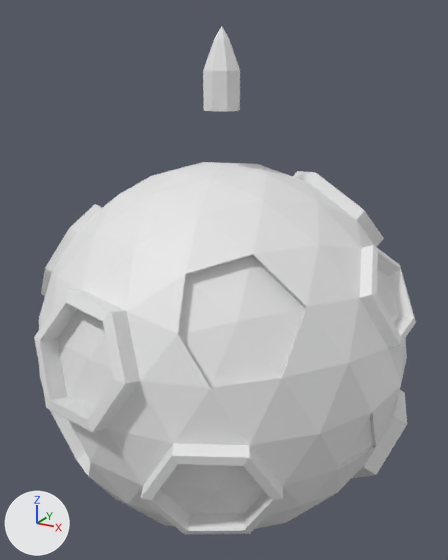
What one commit did to the Blender file TutorialsPlanet/Planet.blend.
One viewpoint serves both versions: a 50 mm lens placed at (4.71, -8.28, 4.48), pointed at (-0.02, 0.08, 1.08). Lighting does not change. The marker at lower left points along +X, +Y and +Z.

Script lines for the objects in view, before the commit:
```python
me_cylinder = bpy.data.meshes.new('Cylinder')
me_cylinder.from_pydata(...)  # 55 vertices, 54 faces; spans x -1.0..1.0, y -1.0..1.0, z -1.0..3.17
me_icosphere_002 = bpy.data.meshes.new('Icosphere.002')
me_icosphere_002.from_pydata(...)  # 450 vertices, 608 faces; spans x -3.31..3.04, y -3.24..3.18, z -3.0..3.0
ob_cylinder = bpy.data.objects.new('Cylinder', me_cylinder)
ob_cylinder.location = (0.03, -0.06, 4.06)
ob_cylinder.scale = (0.277, 0.277, 0.277)
ob_icosphere_001 = bpy.data.objects.new('Icosphere.001', me_icosphere_002)
ob_icosphere_001.location = (0.0, 0.0, 0.0)
```
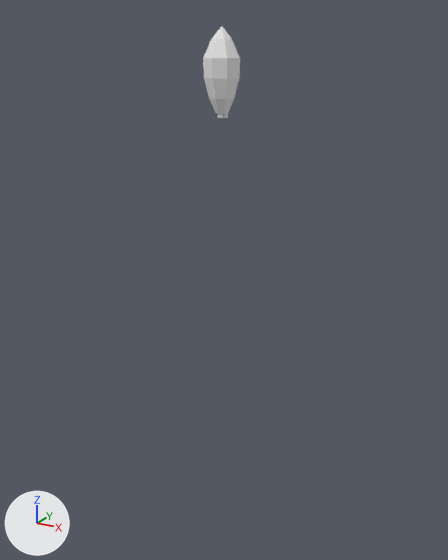
Pixel boxes [x1, y1, x2, y2] of what changed, in the pictures (448 x 560 px):
```json
{"object": "Icosphere.001", "change": "hidden", "before": [34, 162, 416, 534]}
{"object": "Cylinder", "change": "reshaped", "before": [203, 26, 240, 112], "after": [203, 26, 240, 114]}
```

The change, as JSON lines over the scene's bpy script:
```json
{"block": "me_cylinder", "where": "# used by ob_cylinder; location = (0.03, -0.06, 4.06); scale = (0.277, 0.277, 0.277)"}
{"op": "remove", "block": "me_cylinder", "code": "me_cylinder.from_pydata(...)  # 55 vertices, 54 faces; spans x -1.0..1.0, y -1.0..1.0, z -1.0..3.17"}
{"op": "add", "block": "me_cylinder", "code": "me_cylinder.from_pydata(...)  # 81 vertices, 81 faces; spans x -1.0..1.0, y -1.0..1.0, z -1.16..3.17"}
{"block": "me_cylinder", "change": "me_cylinder part 1"}
{"block": "me_cylinder", "change": "54 vertices are removed from x -1.0..1.0, y -1.0..1.0, z -1.0..2.5"}
{"block": "me_cylinder", "change": "54 faces are deleted"}
{"block": "me_cylinder", "change": "66 vertices are added at x -1.0..1.0, y -1.0..1.0, z -1.16..2.5"}
{"block": "me_cylinder", "change": "8 new vertices lie (0.0, 0.0, 0.14) away from vertices in x -0.27..0.29, y -0.28..0.28, z -1.16"}
{"block": "me_cylinder", "change": "6 new vertices lie (0.4, 0.17, 0.0) away from vertices in x -0.4..0.0, y -0.57..0.4, z 2.5"}
{"block": "me_cylinder", "change": "81 new faces join them"}
{"op": "add", "block": "ob_icosphere_001", "code": "ob_icosphere_001.hide_set(True)"}
```
